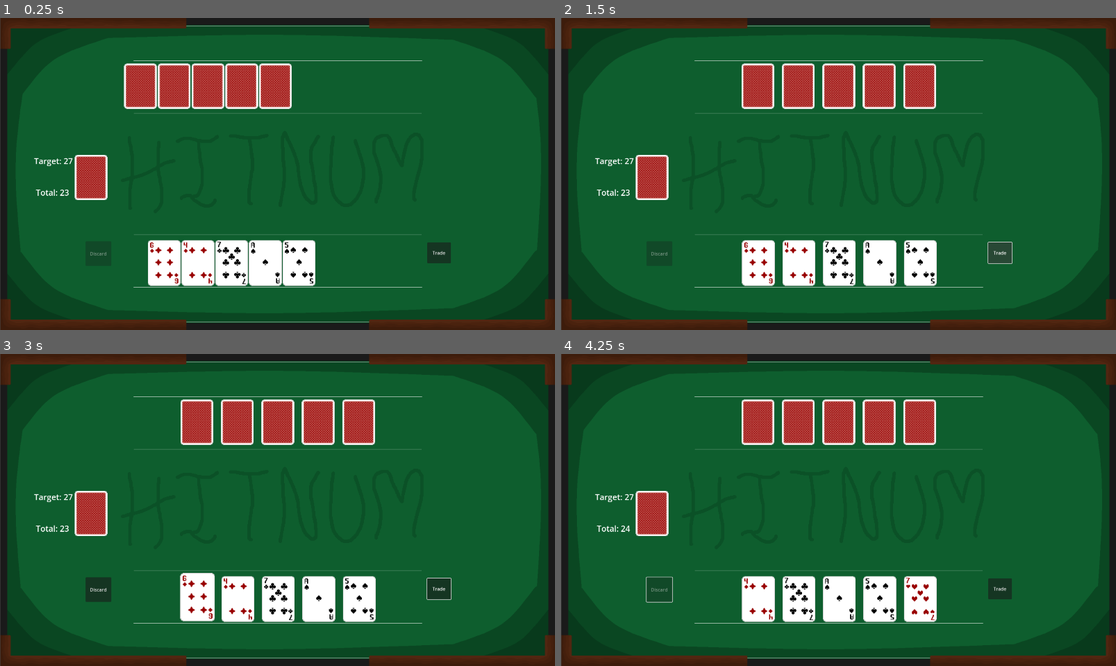
Above: before the commit, frames 1-4 (two rows, left to right).
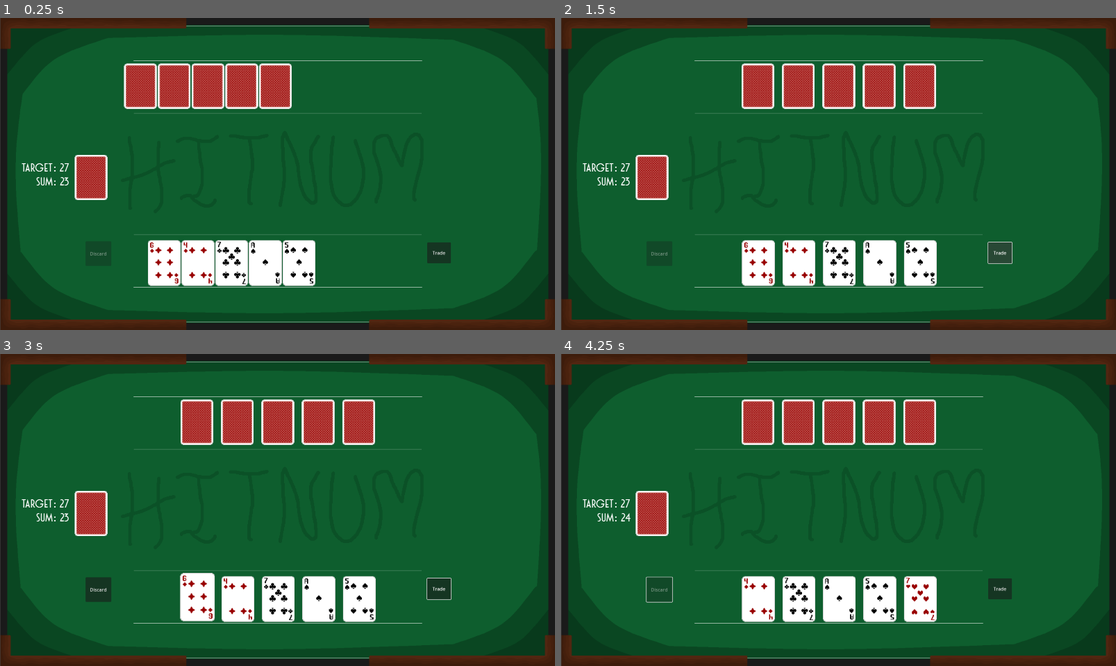
Above: after the commit, the same moments.

Repository: Otaibifmf/card-game
Game: Godot game, scene res://Main.tscn
The game is run twice, just before and just after one commit, with the same random seed, the same clock (stepped at 60 frames per second) and the same inputs.
Inputs (mouse positions are in pixels of both pictures, inside the frame that each line leads up to):
- Up to frame 1 (0.25 s): no input
- Up to frame 2 (1.5 s): click "Trade" at 0.5 s; click "Trade" at 1.25 s
- Up to frame 3 (3 s): click "Trade" at 2 s; tap Enter at 2.75 s; move the mouse to (199, 600) at 2.77 s; click (199, 600) at 2.92 s
- Up to frame 4 (4.25 s): click "Discard" at 3.5 s

The runs differ from the first frame. In frame 1, 0.3% of the frame differs, in the area x 3-14%, y 44-58%; in frame 2, 0.3%; in frame 3, 0.3%; in frame 4, 0.3%.

Commit message:
Added fonts for: WinLabel, HandSumLabel, and TargetLabel.

Diff:
--- a/Main.tscn
+++ b/Main.tscn
@@ -1,10 +1,11 @@
-[gd_scene load_steps=10 format=3 uid="uid://dbbqi3ckwt7wi"]
+[gd_scene load_steps=11 format=3 uid="uid://dbbqi3ckwt7wi"]
 
 [ext_resource type="Script" path="res://Main.gd" id="1_jp81x"]
 [ext_resource type="Script" path="res://PlayerHand.gd" id="2_5e2s4"]
 [ext_resource type="Script" path="res://Deck.gd" id="3_0e6w1"]
 [ext_resource type="Texture2D" uid="uid://cdwc25o7jhebe" path="res://assets/hitnum table.png" id="3_1re3l"]
 [ext_resource type="Texture2D" uid="uid://c60c82tu2shwu" path="res://assets/red_backing.png" id="5_sysse"]
+[ext_resource type="FontFile" uid="uid://dnwjbwoxnb63" path="res://assets/fonts/GrandcasinoRegular.otf" id="6_uer5g"]
 [ext_resource type="Script" path="res://BotHand.gd" id="6_yibso"]
 [ext_resource type="Script" path="res://TurnManager.gd" id="7_bm22m"]
 
@@ -42,10 +43,12 @@
 
 [node name="WinLabel" type="Label" parent="."]
 visible = false
-offset_left = 760.0
-offset_top = 562.0
-offset_right = 898.0
-offset_bottom = 675.0
+offset_left = 672.0
+offset_top = 660.0
+offset_right = 810.0
+offset_bottom = 773.0
+theme_override_fonts/font = ExtResource("6_uer5g")
+theme_override_font_sizes/font_size = 100
 
 [node name="RedBacking" type="Sprite2D" parent="."]
 position = Vector2(314, 552)
@@ -53,24 +56,28 @@
 texture = ExtResource("5_sysse")
 
 [node name="HandSumLabel" type="Label" parent="."]
-offset_left = 123.0
-offset_top = 585.0
-offset_right = 214.0
-offset_bottom = 624.0
+offset_left = 124.0
+offset_top = 547.0
+offset_right = 233.0
+offset_bottom = 602.0
 theme = SubResource("Theme_mu1qb")
 theme_type_variation = &"HeaderLarge"
+theme_override_fonts/font = ExtResource("6_uer5g")
+theme_override_font_sizes/font_size = 40
 text = "Sum: 0"
 
 [node name="BotHand" type="Node2D" parent="."]
 script = ExtResource("6_yibso")
 
 [node name="TargetLabel" type="Label" parent="."]
-offset_left = 117.0
-offset_top = 476.0
-offset_right = 235.0
-offset_bottom = 515.0
+offset_left = 73.0
+offset_top = 499.0
+offset_right = 232.0
+offset_bottom = 554.0
 theme = SubResource("Theme_uubuy")
 theme_type_variation = &"HeaderLarge"
+theme_override_fonts/font = ExtResource("6_uer5g")
+theme_override_font_sizes/font_size = 40
 text = "Target: 0"
 
 [node name="TradeButton" type="Button" parent="."]
--- a/PlayerHand.gd
+++ b/PlayerHand.gd
@@ -197,7 +197,7 @@
 func update_hand_total_label():
 	var label = get_node("../HandSumLabel")
 	if label:
-		label.text = "Total: " + str(calculate_total())
+		label.text = "Sum: " + str(calculate_total())
 
 func update_target_label():
 	var label = get_node("../TargetLabel")
Binary file added: assets/fonts/GrandcasinoRegular.otf
Not shown, added: assets/fonts/GrandcasinoRegular.otf.import
